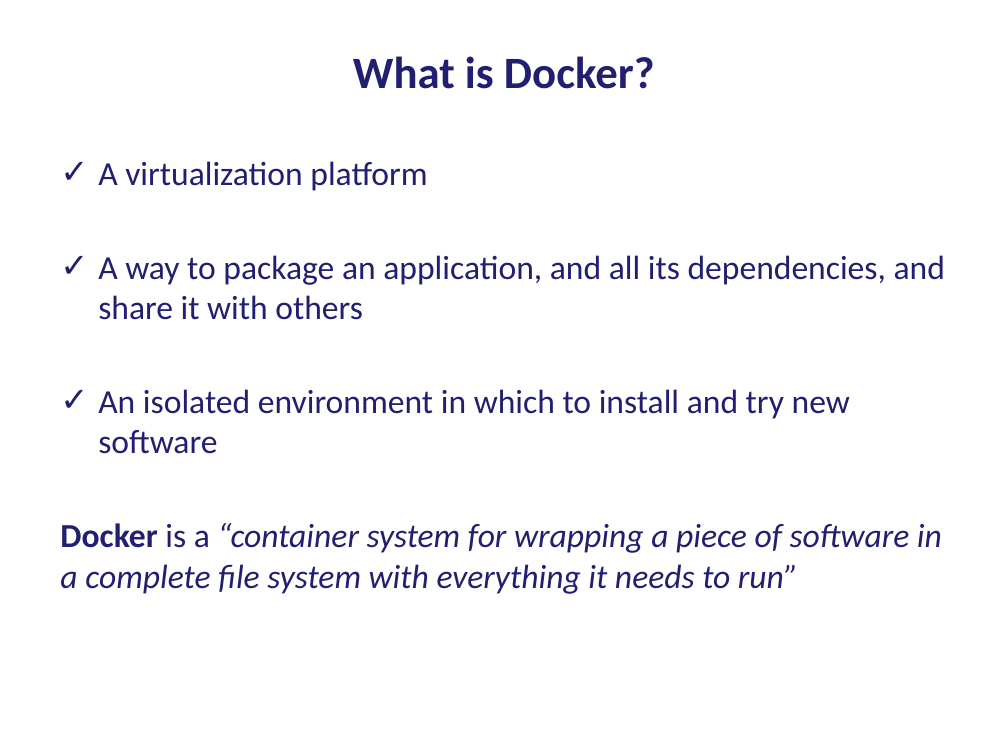
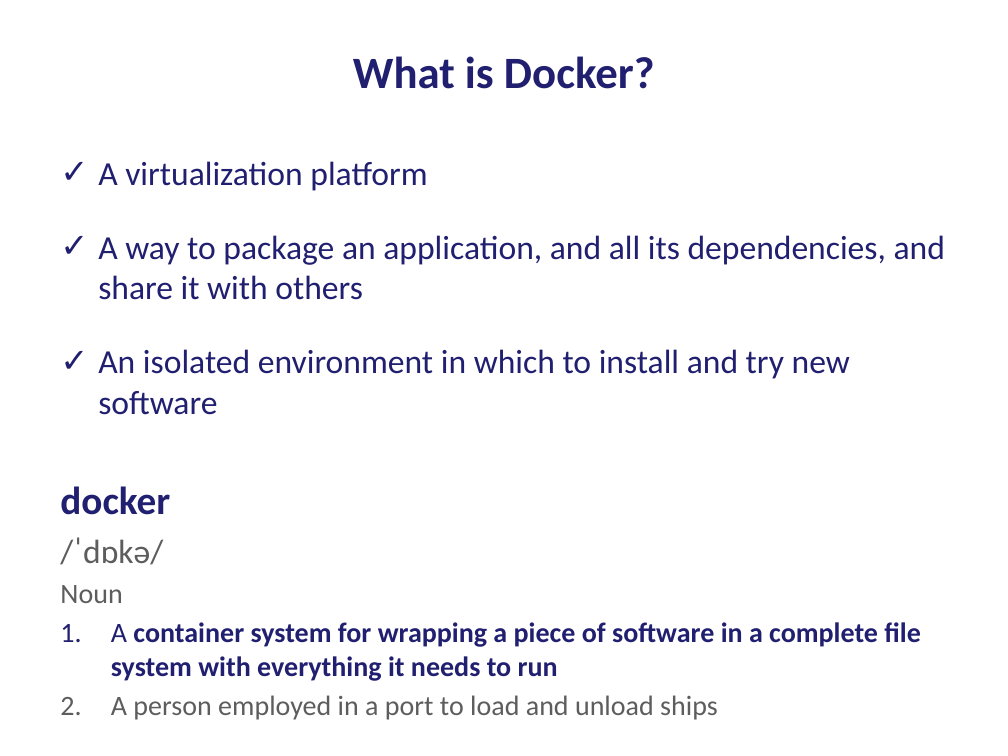
Before and after one commit to bioinformatics-core-shared-training/docker-4-bioinformatics, a slide deck: slide 2 of IntroductionToDocker.pptx. Drawn at 1008x756 pixels with LibreOffice and Linux fonts; fonts in the diff are those of the drawing. Boxes give left, top, right and bottom in pixels: in the first picture for what was removed or moved away, otherwise in the second. Text is boxed around its words. In the diff, an @@ line names an element or a change of style, - is before the commit and + after.

Commit message:
Updated slides.

```diff
--- a/IntroductionToDocker.pptx
+++ b/IntroductionToDocker.pptx
@@ text at <box>98,235,945,415</box>: more space between paragraphs @@
@@ text at <box>60,486,921,720</box>: text changed; size 24 to 20 pt; bold on; italic off @@
-Docker is a “container system for wrapping a piece of software in a complete file system with everything it needs to run”
+docker
+/ˈdɒkə/
+Noun
+1. A container system for wrapping a piece of software in a complete file system with everything it needs to run
+2. A person employed in a port to load and unload ships
```
Also in this commit, not shown: 1 other file.
